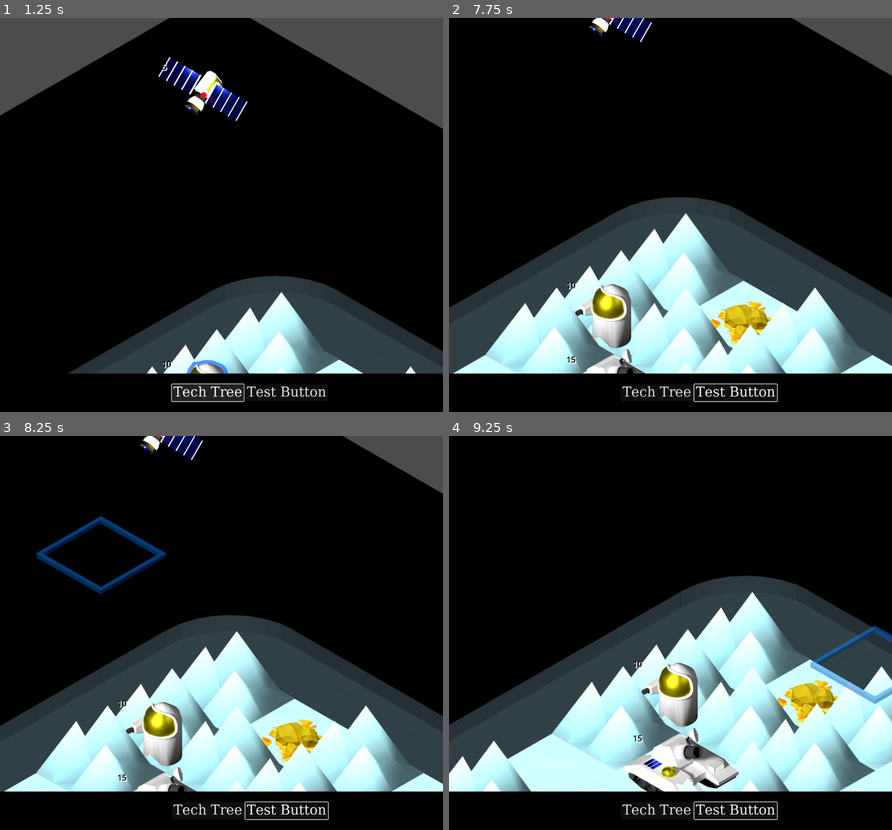
Above: before the commit, frames 1-4 (two rows, left to right).
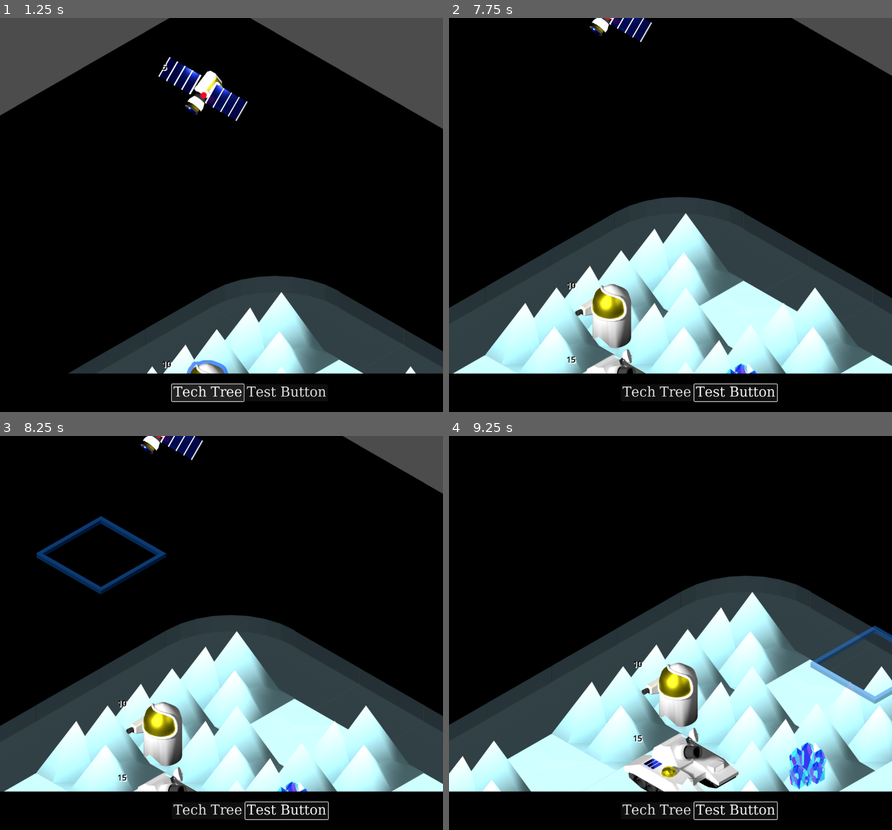
Above: after the commit, the same moments.

Repository: lifflander/stp
Game: Godot game, scene res://node_2d.tscn
Same seed, same stepped clock (60 frames per second), same inputs: the game is played once before the commit and once after it.
Inputs (mouse positions are in pixels of both pictures, inside the frame that each line leads up to):
- Up to frame 1 (1.25 s): click "Tech Tree" at 0.5 s
- Up to frame 2 (7.75 s): click "Test Button" at 1.25 s; click "Tech Tree" at 2 s; click "Test Button" at 2.75 s; click "Tech Tree" at 3.5 s; click "Test Button" at 4.25 s; tap Enter at 5, 7.25 s; move the mouse to (767, 195) at 5.02 s; click (767, 195) at 5.17 s; tap Space at 5.75 s; drag from (581, 234) to (648, 293) at 5.77 s; move the mouse to (714, 128) at 6.52 s; click (714, 128) at 6.67 s; drag from (648, 293) to (537, 155) at 7.27 s
- Up to frame 3 (8.25 s): move the mouse to (354, 692) at 8.02 s; click (354, 692) at 8.17 s
- Up to frame 4 (9.25 s): tap Space at 8.75 s; drag from (537, 573) to (604, 534) at 8.77 s

Frame 1 is identical in both runs. In frame 2, 0.9% of the frame differs, in the area x 58-73%, y 71-91%; in frame 3, 0.9%; in frame 4, 1.5%, in the area x 73-88%, y 61-90%.

Commit message:
Add new crystals tiles

Diff:
--- a/iso-tileset-2.tres
+++ b/iso-tileset-2.tres
@@ -1,13 +1,11 @@
-[gd_resource type="TileSet" load_steps=26 format=3 uid="uid://0jewu7pkdoe8"]
+[gd_resource type="TileSet" load_steps=20 format=3 uid="uid://0jewu7pkdoe8"]
 
 [ext_resource type="Texture2D" uid="uid://b3bhoe2tb63dy" path="res://assets/tilesets/Atmosphere_1.png" id="1_o4mdy"]
 [ext_resource type="Material" uid="uid://dp8smeaxg8g1" path="res://orb-shader.tres" id="2_40q4k"]
 [ext_resource type="Texture2D" uid="uid://by5f1cxus7q8n" path="res://assets/tilesets/Space_Tile_1.png" id="2_h18go"]
 [ext_resource type="Texture2D" uid="uid://d2ql6dm0nudk4" path="res://assets/tilesets/Units-Tileset_1.png" id="2_t27ds"]
 [ext_resource type="Texture2D" uid="uid://dalalwkh6mad7" path="res://assets/tilesets/Base_Tileset_1.png" id="3_itlhw"]
-[ext_resource type="Texture2D" uid="uid://b0wwswgu3i444" path="res://assets/tilesets/Spaceman_4.png" id="3_ol1jg"]
 [ext_resource type="Texture2D" uid="uid://ctcpcdrq8bdq7" path="res://assets/tilesets/Tileset_1.png" id="4_vypo8"]
-[ext_resource type="Texture2D" uid="uid://df0cjtfex5ee3" path="res://assets/tilesets/Photon_Tank_1.png" id="5_wtof3"]
 [ext_resource type="Texture2D" uid="uid://gt15n4bniw2k" path="res://assets/tilesets/Tileset_Overlay_Selection.png" id="7_6aigk"]
 [ext_resource type="Texture2D" uid="uid://bfi2wkiec7kl0" path="res://assets/tilesets/Mars_Tileset_2.png" id="8_iwov0"]
 
@@ -73,16 +71,6 @@
 8:0/0/texture_origin = Vector2i(-20, 40)
 8:0/0/material = ExtResource("2_40q4k")
 
-[sub_resource type="TileSetAtlasSource" id="TileSetAtlasSource_cxa5v"]
-texture = ExtResource("1_o4mdy")
-margins = Vector2i(2, 35)
-separation = Vector2i(0, 32)
-texture_region_size = Vector2i(474, 350)
-2:1/0 = 0
-2:1/0/texture_origin = Vector2i(8, 0)
-3:1/0 = 0
-3:1/0/texture_origin = Vector2i(-2, 0)
-
 [sub_resource type="TileSetAtlasSource" id="TileSetAtlasSource_vgkwd"]
 texture = ExtResource("3_itlhw")
 margins = Vector2i(0, 40)
@@ -93,17 +81,6 @@
 1:0/0/texture_origin = Vector2i(0, 160)
 2:0/0 = 0
 2:0/0/texture_origin = Vector2i(0, 160)
-
-[sub_resource type="OccluderPolygon2D" id="OccluderPolygon2D_3deau"]
-
-[sub_resource type="TileSetAtlasSource" id="TileSetAtlasSource_f0a4u"]
-texture = ExtResource("3_ol1jg")
-margins = Vector2i(300, 50)
-texture_region_size = Vector2i(350, 400)
-0:0/0 = 0
-0:0/0/texture_origin = Vector2i(20, 55)
-0:0/0/material = ExtResource("2_40q4k")
-0:0/0/occlusion_layer_0/polygon = SubResource("OccluderPolygon2D_3deau")
 
 [sub_resource type="TileSetAtlasSource" id="TileSetAtlasSource_k64m7"]
 texture = ExtResource("4_vypo8")
@@ -123,15 +100,6 @@
 4:0/0/texture_origin = Vector2i(0, 75)
 5:0/0 = 0
 5:0/0/texture_origin = Vector2i(0, 75)
-
-[sub_resource type="TileSetAtlasSource" id="TileSetAtlasSource_gjg5q"]
-texture = ExtResource("5_wtof3")
-margins = Vector2i(200, 50)
-texture_region_size = Vector2i(525, 370)
-use_texture_padding = false
-0:0/0 = 0
-0:0/0/texture_origin = Vector2i(0, 75)
-0:0/0/material = ExtResource("2_40q4k")
 
 [sub_resource type="TileSetAtlasSource" id="TileSetAtlasSource_naytt"]
 texture = ExtResource("8_iwov0")
@@ -192,6 +160,11 @@
 3:0/0/texture_origin = Vector2i(0, 10)
 3:0/0/modulate = Color(1, 1, 1, 0.388235)
 4:0/0 = 0
+8:0/0 = 0
+8:0/0/texture_origin = Vector2i(0, 50)
+7:0/0 = 0
+6:0/0 = 0
+5:0/0 = 0
 
 [resource]
 tile_shape = 1
@@ -199,10 +172,8 @@
 tile_size = Vector2i(480, 276)
 occlusion_layer_0/light_mask = 1
 terrain_set_0/mode = 0
-sources/2 = SubResource("TileSetAtlasSource_f0a4u")
 sources/3 = SubResource("TileSetAtlasSource_k64m7")
 sources/4 = SubResource("TileSetAtlasSource_fwkjo")
-sources/5 = SubResource("TileSetAtlasSource_gjg5q")
 sources/6 = SubResource("TileSetAtlasSource_naytt")
 sources/7 = SubResource("TileSetAtlasSource_jsbub")
 sources/8 = SubResource("TileSetAtlasSource_somb0")
@@ -211,5 +182,4 @@
 sources/12 = SubResource("TileSetAtlasSource_vgkwd")
 sources/0 = SubResource("TileSetAtlasSource_yh4kb")
 sources/1 = SubResource("TileSetAtlasSource_wuy8j")
-sources/11 = SubResource("TileSetAtlasSource_cxa5v")
 pattern_0 = SubResource("TileMapPattern_74qju")
--- a/node_2d.tscn
+++ b/node_2d.tscn
@@ -81,7 +81,7 @@
 layer_0/y_sort_enabled = true
 layer_1/name = "Resources"
 layer_1/y_sort_enabled = true
-layer_1/tile_data = PackedInt32Array(262150, 131081, 0, 327688, 131081, 0)
+layer_1/tile_data = PackedInt32Array(393225, 524297, 0, 327687, 524297, 0, 589832, 524297, 0, 458764, 524297, 0)
 layer_2/name = "City"
 layer_2/y_sort_enabled = true
 layer_2/y_sort_origin = 150
Binary file added: assets/tilesets/Selection_Minerals.png
Not shown, added: assets/tilesets/Selection_Minerals.png.import
Binary file changed: assets/tilesets/Tileset_Overlay_Selection.png
